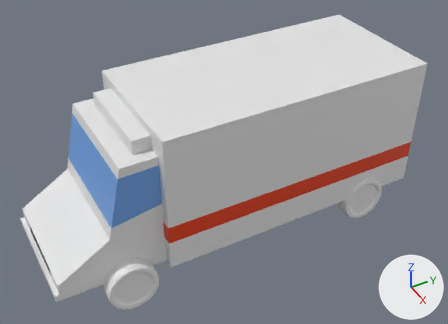
Renders of the Blender file ambulance.blend from each side of a commit.
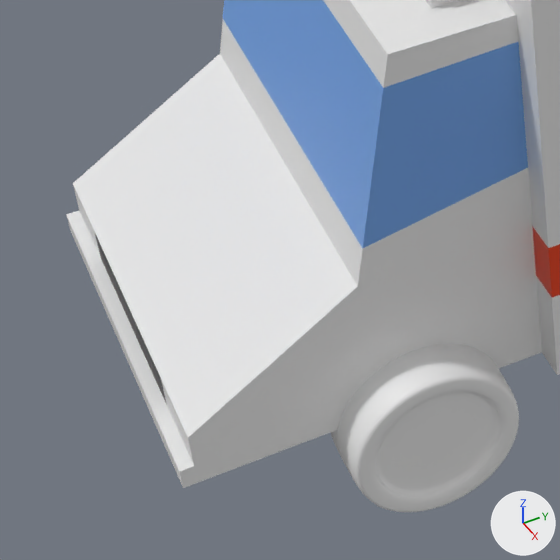
There are two pictures of each version: one whole from a camera (50 mm lens) standing at (6.49, -4.27, 4.95) and looking at (0.09, -0.72, -0.31), one close up on the part from 0% to 38% of the width and 47% to 100% of the height. Lighting does not change. The marker at lower right points along +X, +Y and +Z.
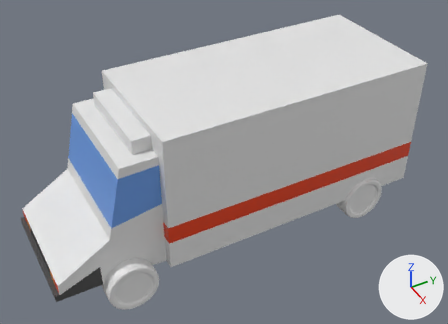
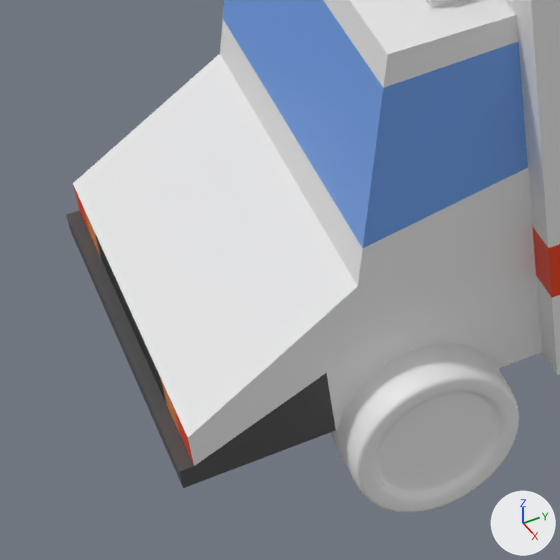
Changed parts and their boxes [x1, y1, x2, y2] in the close-ups (560 x 560 px):
'Cube.001', recoloured (white to grey)
    both: [66, 183, 341, 488]
part 1 of me_cube_001, built on
    both: [66, 54, 358, 472]

The change, as a list of edits to the scene's bpy script:
```text
Change mat_black2:
    mat_black2.base_color: (0.8, 0.8, 0.8) -> (0.0732, 0.0732, 0.0732)  # white #e7e7e7 -> dark grey #4c4c4c
Add mat_orange:
    mat_orange = principled_material('orange')
    mat_orange.base_color = (0.8, 0.254, 0.0476)  # orange #e78a3e
Change me_cube_001:
    used by ob_cube_001; location = (0.0, -2.435, -0.149); scale = (0.851, 0.484, 0.851)
    remove me_cube_001.from_pydata(...)  # 66 vertices, 64 faces; spans x -1.0..1.0, y -2.27..1.0, z -1.0..1.0
    add me_cube_001.from_pydata(...)  # 76 vertices, 71 faces; spans x -1.0..1.0, y -2.27..1.0, z -1.0..1.0
    me_cube_001 part 1
    9 faces are deleted
    10 vertices are added at x -1.0..1.0, y -2.15, z -0.89..-0.71
    4 new faces join them, mat_orange (orange #e78a3e)
    4 new faces join them, mat_white (white #e7e7e7)
    2 new faces join them, mat_black2 (dark grey #4c4c4c)
    4 new faces join them, mat_red (orange #e73f10)
    2 new faces join them, mat_black (black #161616)
    add me_cube_001.materials.append(mat_red)  # orange #e73f10
    add me_cube_001.materials.append(mat_orange)  # orange #e78a3e
```
